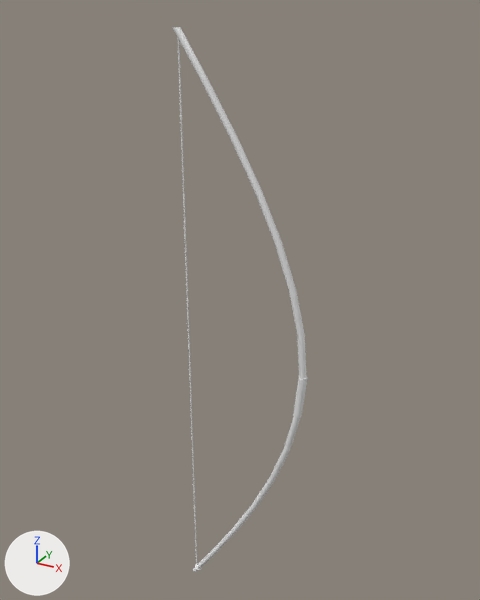
The FBX model T.I. 5 - RPG/Assets/FBX/SceneObjects/Mayan/Bow.fbx: old version first, new version second.
Rendered twice from a camera (50 mm lens) standing at (2.35, -5.63, 3.54) and looking at (-0.87, 0.22, 0.61). Lighting does not change. The marker at lower left points along +X, +Y and +Z. Where no turn or scale is listed for an object, it has been applied to the vertices.

Objects in the first picture: 'Bow'.
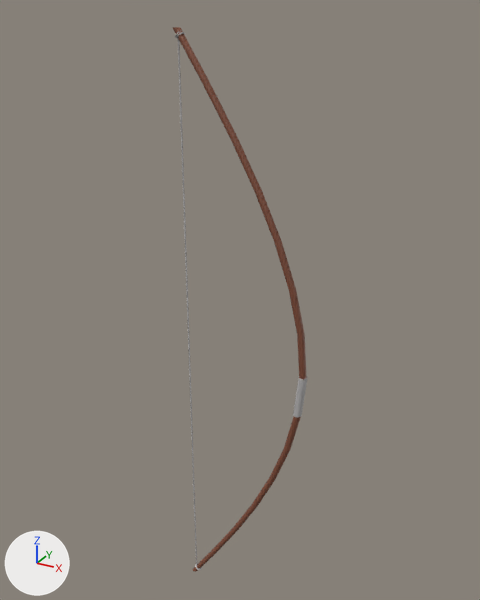
The change in detail:
Picture 'ArcheryItemsNM.png' (img_archeryitemsnm_png) is new.
Picture 'ArcheryItemsAlbedo.png' (img_archeryitemsalbedo_png) is new.
Material 'ArcheryItemsMat' (mat_archeryitemsmat) is new.
Uses the picture img_archeryitemsalbedo_png.
Uses the picture img_archeryitemsnm_png.
me_bow_001 is used by ob_bow; location (0.0, 0.0, 0.0).
me_bow_001 had 420 vertices, 440 faces and spanned x -1.47..0.05, y -0.05..0.05, z -3.37..3.37.
me_bow_001 now has 548 vertices, 568 faces and spans x -1.47..0.05, y -0.05..0.05, z -3.37..3.37.
me_bow_001 part 1: 440 faces spanning x -1.47..0.05, y -0.05..0.05, z -3.37..3.37 switch from no material to mat_archeryitemsmat.

Pixel boxes [x1, y1, x2, y2] of what changed, in the pictures (480 x 600 px):
part 1 of me_bow_001, recoloured (grey to brown): [172, 27, 308, 572] in both
